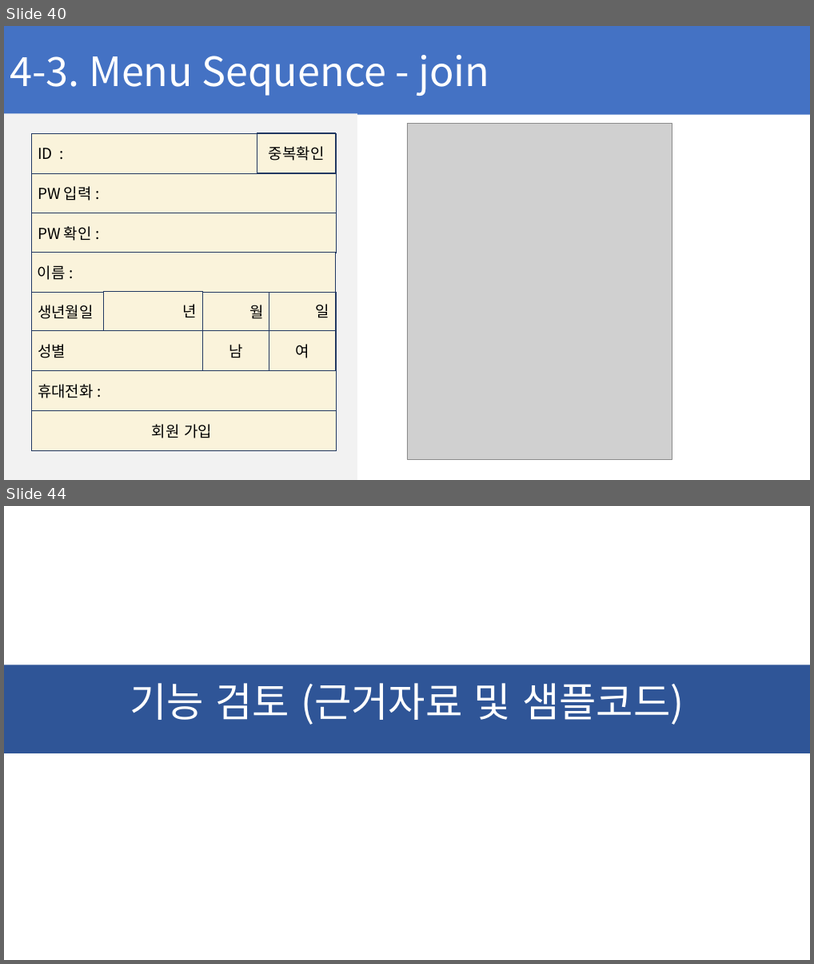
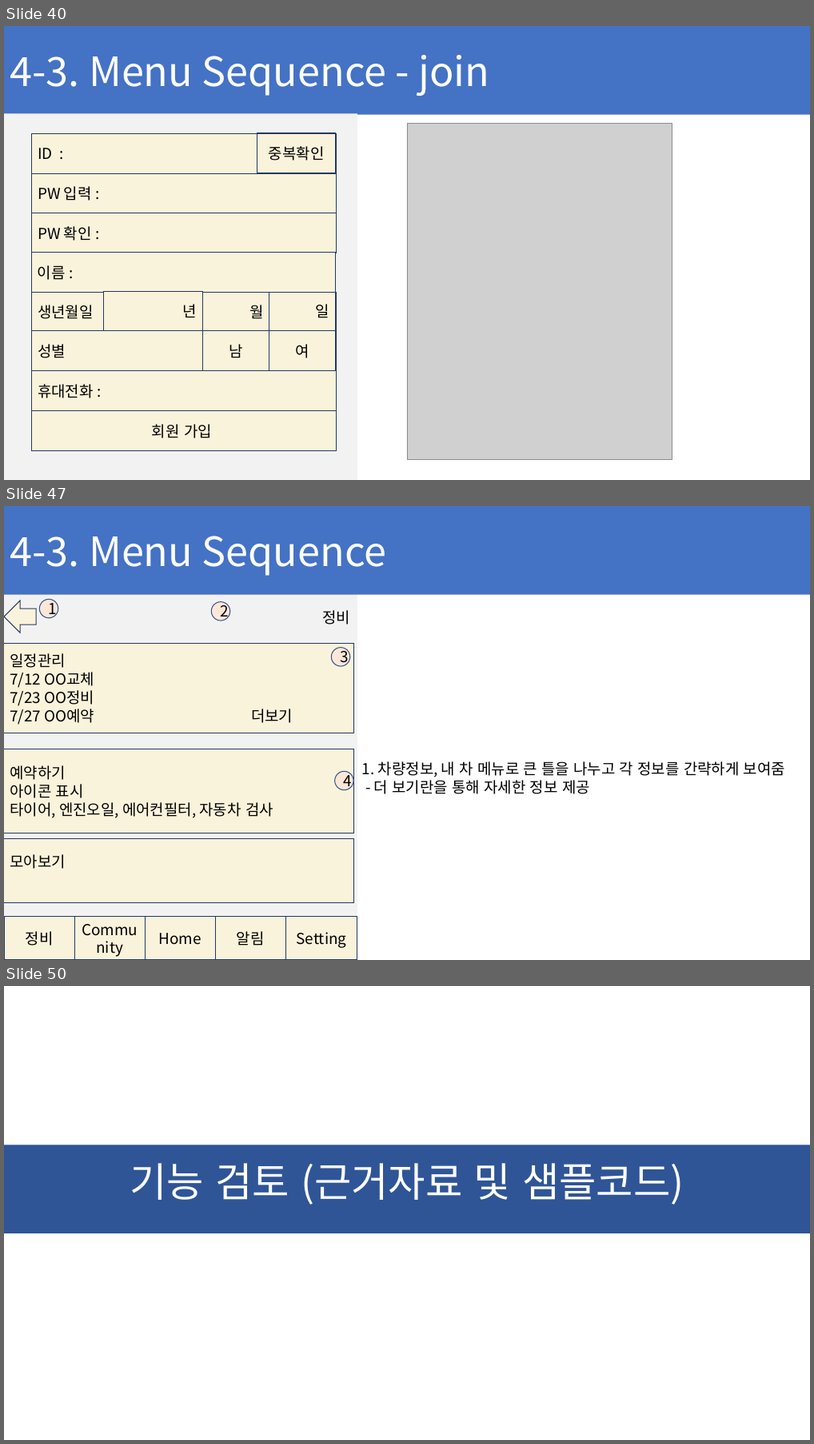
Before and after one commit to ChaeSung-Lee/DJ_InternShip, a slide deck: 2021_Summer/jp.hong/Project_BnC_jph.pptx. Shown one above the other, each under a label of ours: slides 40 and 44 before the commit, slides 40, 47 and 50 after it; the slides between them are not shown. The pictures are 814x964 and 814x1444 pixels, drawn with LibreOffice and Linux fonts; fonts in the diff are those of the drawing; grey boxes stand for pictures. Boxes give left, top, right and bottom in pixels: in the first picture for what was removed or moved away, otherwise in the second. Text is boxed around its words. In the diff, an @@ line names an element or a change of style, - is before the commit and + after.

Commit message:
add Menu_Sequence

```diff
--- a/2021_Summer/jp.hong/Project_BnC_jph.pptx
+++ b/2021_Summer/jp.hong/Project_BnC_jph.pptx
@@ slide 47 added at bbox=[4, 506, 810, 960], background #FFFFFF @@
@@ rectangle added at bbox=[4, 506, 810, 594], fill #4472C4, 48 pt, text #FFFFFF @@
+4-3. Menu Sequence
@@ left arrow added at bbox=[4, 600, 36, 632], fill #FAF3DB, outline #223961 1 pt @@
@@ ellipse added at bbox=[40, 599, 58, 618], fill #FFE7D8, outline #325491 1 pt, 18 pt, text #000000 @@
+1
@@ ellipse added at bbox=[211, 601, 230, 620], fill #FFE7D8, outline #325491 1 pt, 18 pt, text #000000 @@
+2
@@ text added at bbox=[322, 610, 350, 624], 18 pt, text #000000 @@
+정비
@@ group added at bbox=[4, 594, 358, 960]: 7 rectangles @@
+정비
+Community
+Home
+알림
+Setting
+일정관리
+7/12 OO교체
+7/23 OO정비
+7/27 OO예약 더보기
@@ ellipse added at bbox=[332, 648, 350, 666], fill #FFE7D8, outline #325491 1 pt, 18 pt, text #000000 @@
+3
@@ rectangle added at bbox=[4, 748, 354, 832], fill #FAF3DB, outline #223961 1 pt, 18 pt, text #000000 @@
+예약하기
+아이콘 표시
+타이어, 엔진오일, 에어컨필터, 자동차 검사
@@ text added at bbox=[362, 761, 786, 794], 18 pt, text #000000 @@
+1. 차량정보, 내 차 메뉴로 큰 틀을 나누고 각 정보를 간략하게 보여줌
+- 더 보기란을 통해 자세한 정보 제공
@@ ellipse added at bbox=[335, 771, 354, 790], fill #FFE7D8, outline #325491 1 pt, 18 pt, text #000000 @@
+4
@@ rectangle added at bbox=[4, 838, 354, 902], fill #FAF3DB, outline #223961 1 pt, 18 pt, text #000000 @@
+모아보기
@@ what was slide 44 is now slide 50 @@
```
Also in this commit, not shown: 4 slides changed, 5 other slides added.
